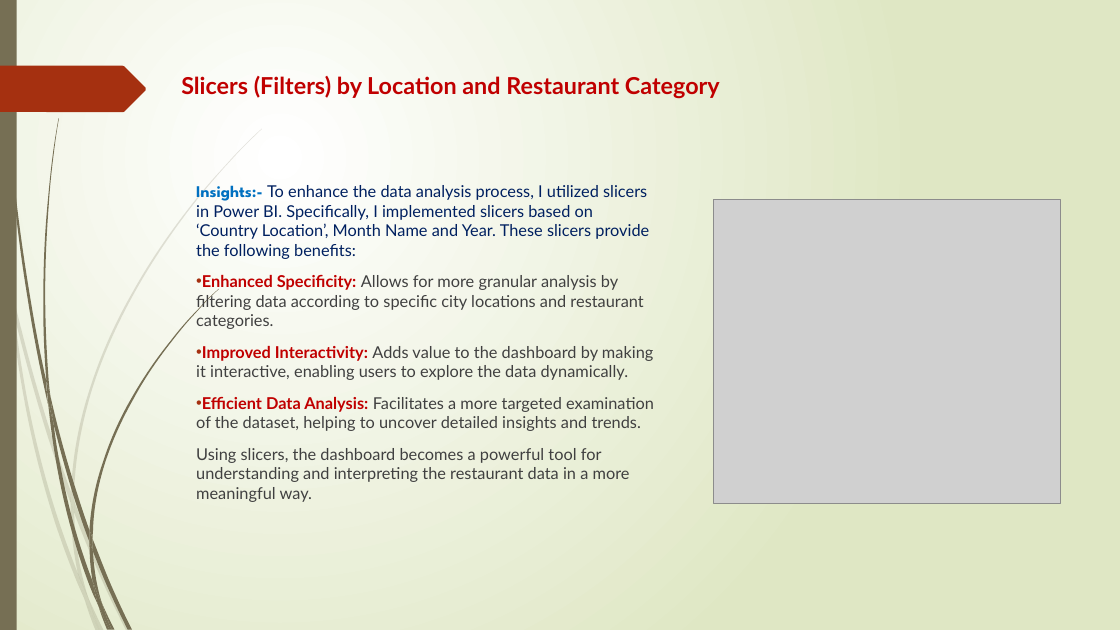
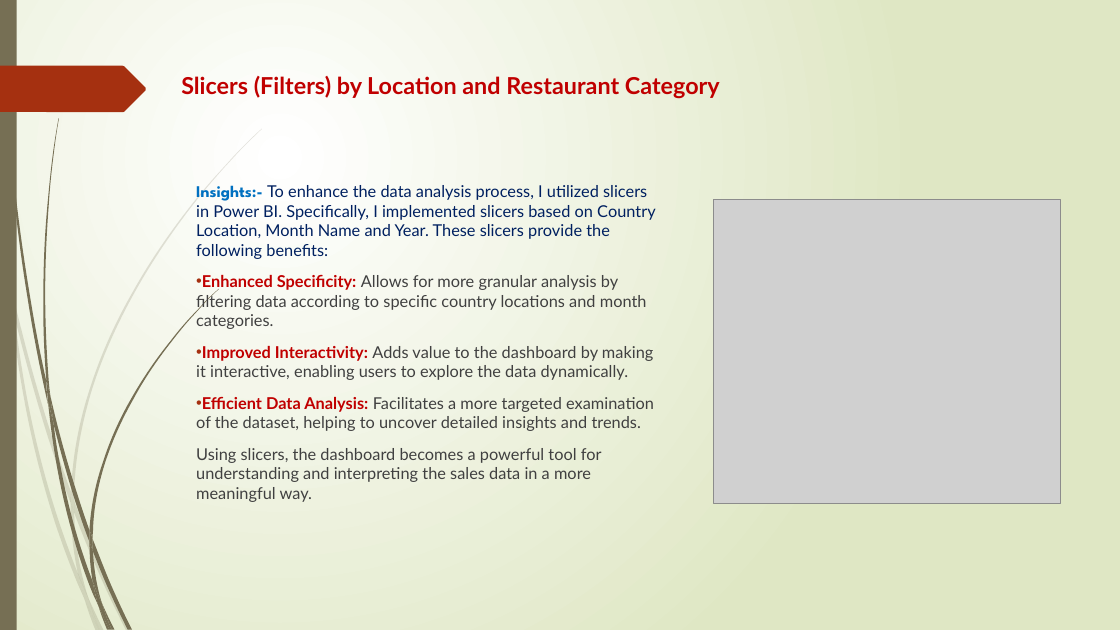
Before and after one commit to hemantg111/LearnKnowD, a slide deck: slide 10 of LearnKnowD Sales Analysis.pptx. Drawn at 1120x630 pixels with LibreOffice and Linux fonts; fonts in the diff are those of the drawing; grey boxes stand for pictures. Boxes give left, top, right and bottom in pixels: in the first picture for what was removed or moved away, otherwise in the second. Text is boxed around its words. In the diff, an @@ line names an element or a change of style, - is before the commit and + after.

```diff
--- a/LearnKnowD Sales Analysis.pptx
+++ b/LearnKnowD Sales Analysis.pptx
@@ text at [196,185,655,329]: text changed @@
-Insights:- To enhance the data analysis process, I utilized slicers in Power BI. Specifically, I implemented slicers based on ‘Country Location’, Month Name and Year. These slicers provide the following benefits:
-• Enhanced Specificity: Allows for more granular analysis by filtering data according to specific city locations and restaurant categories.
+Insights:- To enhance the data analysis process, I utilized slicers in Power BI. Specifically, I implemented slicers based on Country Location, Month Name and Year. These slicers provide the following benefits:
+• Enhanced Specificity: Allows for more granular analysis by filtering data according to specific country locations and month categories.
@@ text at [196,448,602,502]: text changed @@
-Using slicers, the dashboard becomes a powerful tool for understanding and interpreting the restaurant data in a more meaningful way.
+Using slicers, the dashboard becomes a powerful tool for understanding and interpreting the sales data in a more meaningful way.
```
Also in this commit, not shown: 3 other slides changed.
